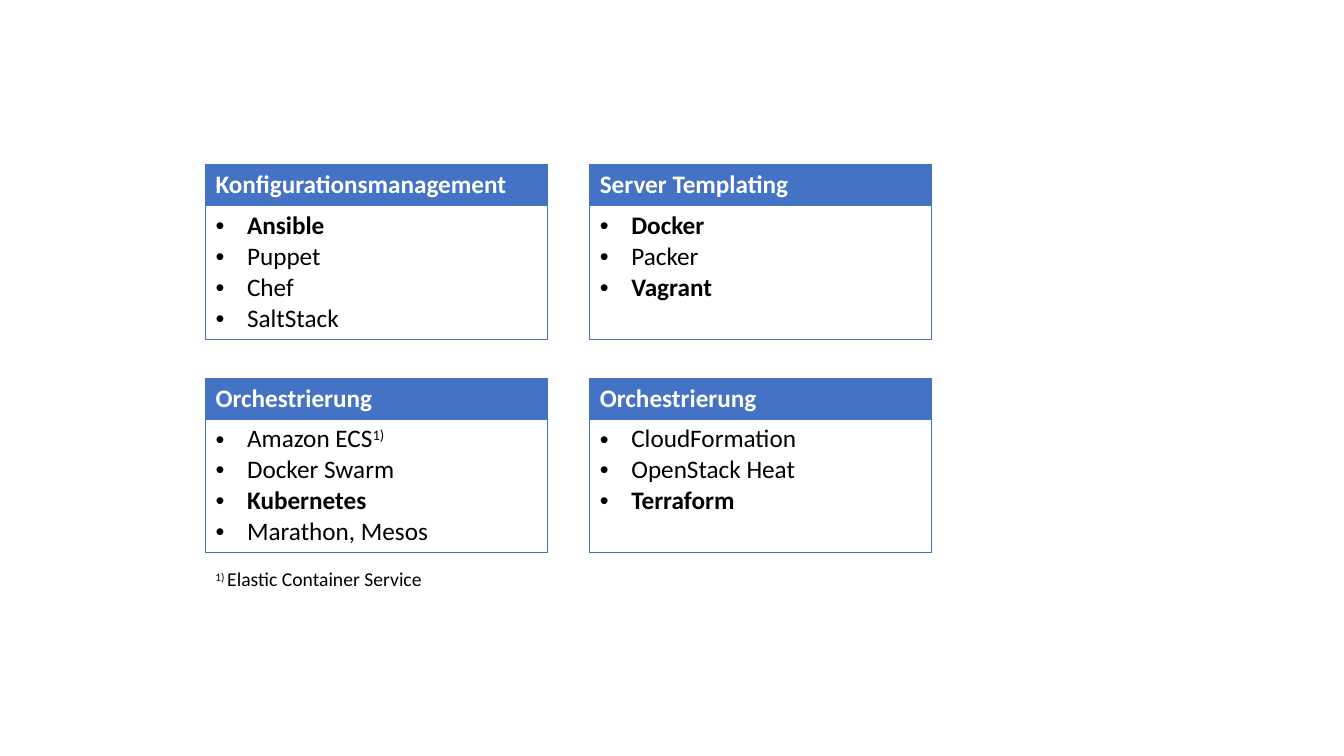
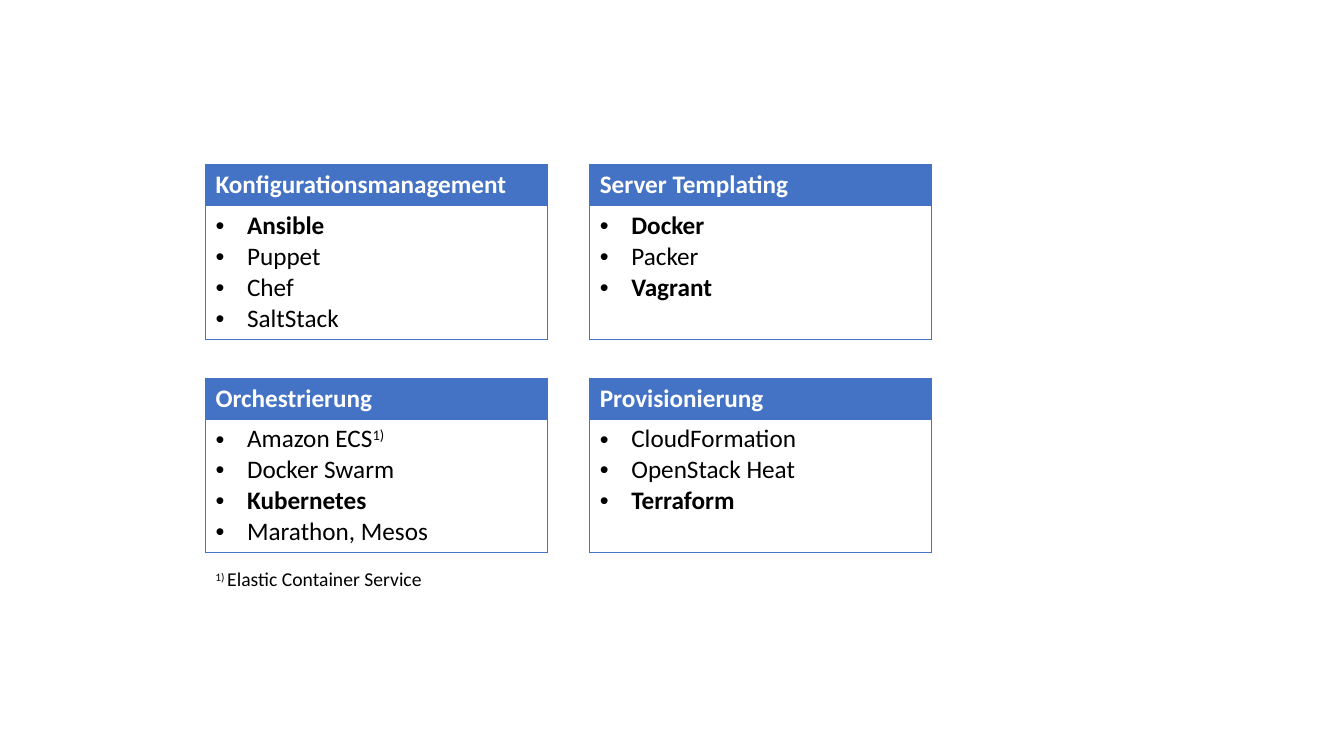
Before and after one commit to aheil/hhn-devops, a slide deck: slide 1 of img/devops.09.pptx. Drawn at 1344x756 pixels with LibreOffice and Linux fonts; fonts in the diff are those of the drawing. Boxes give left, top, right and bottom in pixels: in the first picture for what was removed or moved away, otherwise in the second. Text is boxed around its words. In the diff, an @@ line names an element or a change of style, - is before the commit and + after.

```diff
--- a/img/devops.09.pptx
+++ b/img/devops.09.pptx
@@ table at (590,378,932,551) @@
-row 1, column 1: Orchestrierung
+row 1, column 1: Provisionierung
```
Also in this commit, not shown: 9 other files.
